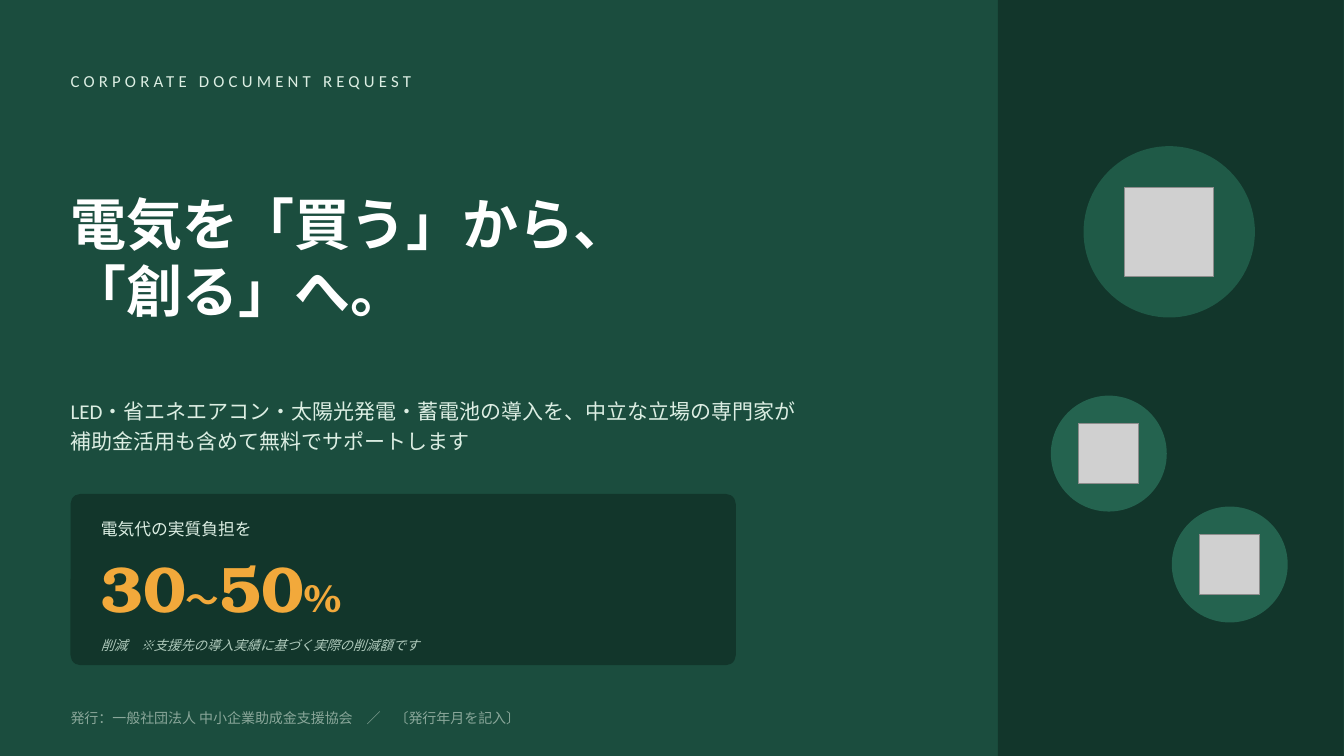
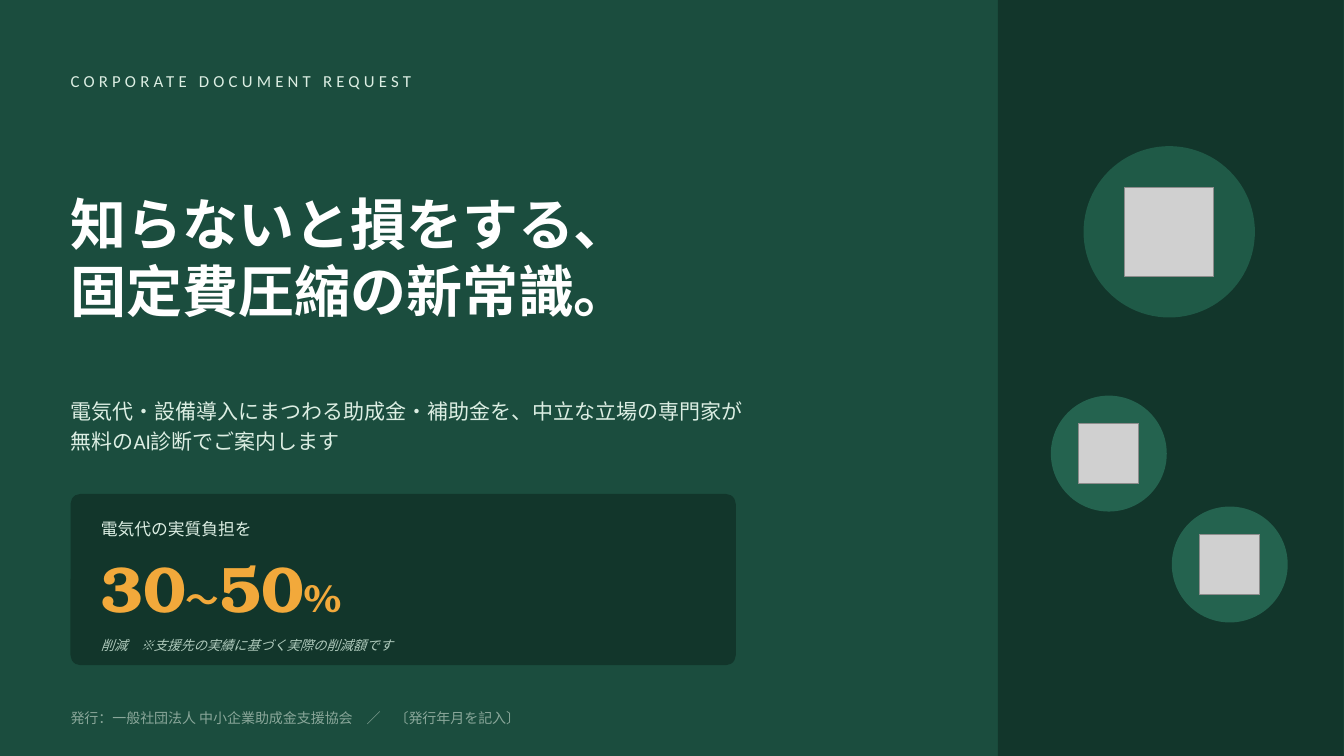
Before and after one commit to shuichik331/DM-, a slide deck: slide 1 of docs/資料/中小企業助成金支援協会_資料請求資料.pptx. Drawn at 1344x756 pixels with LibreOffice and Linux fonts; fonts in the diff are those of the drawing; grey boxes stand for pictures. Boxes give left, top, right and bottom in pixels: in the first picture for what was removed or moved away, otherwise in the second. Text is boxed around its words. In the diff, an @@ line names an element or a change of style, - is before the commit and + after.

```diff
--- a/docs/資料/中小企業助成金支援協会_資料請求資料.pptx
+++ b/docs/資料/中小企業助成金支援協会_資料請求資料.pptx
@@ text at bbox=[71, 197, 630, 317]: text changed @@
-電気を「買う」から、
-「創る」へ。
+知らないと損をする、
+固定費圧縮の新常識。
@@ text at bbox=[71, 401, 743, 451]: text changed @@
-LED・省エネエアコン・太陽光発電・蓄電池の導入を、中立な立場の専門家が
-補助金活用も含めて無料でサポートします
+電気代・設備導入にまつわる助成金・補助金を、中立な立場の専門家が
+無料のAI診断でご案内します
@@ text at bbox=[101, 639, 393, 651]: text changed @@
-削減 ※支援先の導入実績に基づく実際の削減額です
+削減 ※支援先の実績に基づく実際の削減額です
```
Also in this commit, not shown: 9 other slides changed, 2 slides removed.
